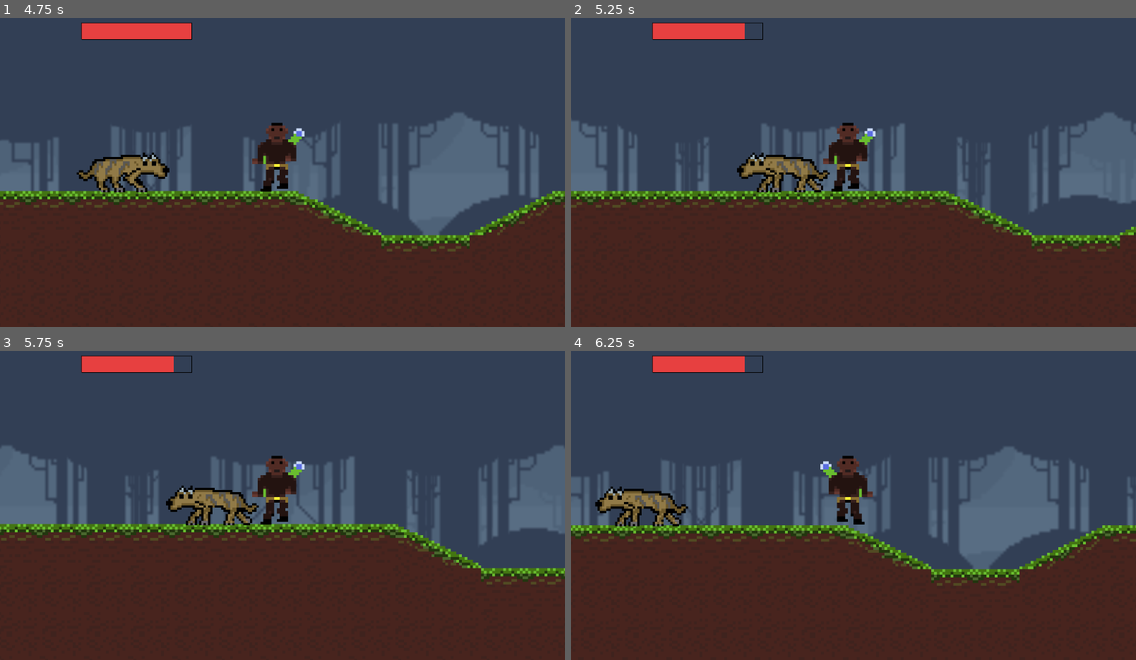
Above: before the commit, frames 1-4 (two rows, left to right).
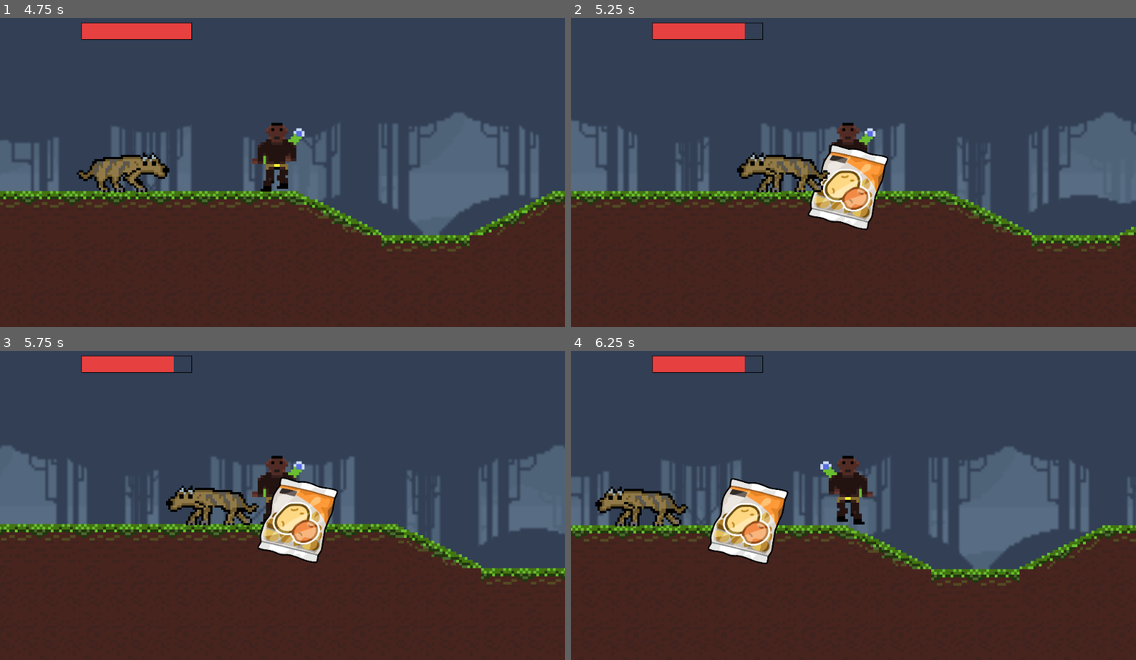
Above: after the commit, the same moments.

Repository: amandamartinsco/cronicas-de-terragaia
Game: Godot game, scene res://scenes/enemy.tscn
The game is run twice, just before and just after one commit, with the same random seed, the same clock (stepped at 60 frames per second) and the same inputs.
Inputs:
- Up to frame 1 (4.75 s): hold Right (ui_right) 0.53-1.28 s; hold Left (ui_left) 1.28-2.03 s; hold Right (ui_right) 2.03-3.53 s; hold Left (ui_left) from 3.53 s (still down)
- Up to frame 2 (5.25 s): keep holding Left (ui_left)
- Up to frame 3 (5.75 s): keep holding Left (ui_left)
- Up to frame 4 (6.25 s): release Left (ui_left) at 5.78 s; hold Right (ui_right) from 5.78 s (still down)

Frame 1 is identical in both runs. In frame 2, 2.6% of the frame differs, in the area x 41-57%, y 40-69%; in frame 3, 2.7%; in frame 4, 2.7%, in the area x 24-39%, y 41-69%.

Commit message:
Testando drop
Testando a mecânica dos items dropados pelos inimigos

Diff:
--- a/src/scenes/ParallaxBackground.tscn
+++ b/src/scenes/ParallaxBackground.tscn
@@ -2,7 +2,8 @@
 
 [ext_resource path="res://assets/cenário/Layer_0008_3.png" type="Texture" id=1]
 [ext_resource path="res://assets/cenário/Layer_0009_2.png" type="Texture" id=2]
-[ext_resource path="res://scenes/ParallaxBackground.gd" type="Script" id=3]
+[ext_resource path="res://scripts/ParallaxBackground.gd" type="Script" id=3]
+
 
 [node name="ParallaxBackground" type="ParallaxBackground"]
 script = ExtResource( 3 )
--- /dev/null
+++ b/src/scenes/batata.tscn
@@ -0,0 +1,13 @@
+[gd_scene load_steps=3 format=2]
+
+[ext_resource path="res://assets/sprites/Curry_Ingredient_Pack_of_Potatoes_Sprite.png" type="Texture" id=1]
+[ext_resource path="res://scripts/batata.gd" type="Script" id=2]
+
+[node name="KinematicBody2D" type="KinematicBody2D"]
+script = ExtResource( 2 )
+
+[node name="Sprite" type="Sprite" parent="."]
+scale = Vector2( 0.062177, 0.0612414 )
+texture = ExtResource( 1 )
+centered = false
+offset = Vector2( 0, -200 )
--- a/src/scenes/enemy.tscn
+++ b/src/scenes/enemy.tscn
@@ -6,6 +6,7 @@
 [ext_resource path="res://scenes/barradevida.tscn" type="PackedScene" id=4]
 [ext_resource path="res://scenes/ParallaxBackground.tscn" type="PackedScene" id=5]
 [ext_resource path="res://scenes/ParallaxBackground1.tscn" type="PackedScene" id=6]
+[ext_resource path="res://scenes/batata.tscn" type="PackedScene" id=7]
 
 [node name="enemy" type="Node2D"]
 
@@ -28,6 +29,9 @@
 ] instance=ExtResource( 3 )]
 position = Vector2( 109.374, -0.144588 )
 
+[node name="HumanBase2" parent="player" index="0"]
+frame = 0
+
 [node name="CanvasLayer" type="CanvasLayer" parent="."]
 
 [node name="ColorRect" parent="CanvasLayer" instance=ExtResource( 4 )]
@@ -45,4 +49,7 @@
 offset = Vector2( 0, -500 )
 transform = Transform2D( 1, 0, 0, 1, 0, -500 )
 
+[node name="KinematicBody2D" parent="." instance=ExtResource( 7 )]
+position = Vector2( 197.437, 79.0785 )
+
 [editable path="player"]
--- a/src/scenes/enemy_real.tscn
+++ b/src/scenes/enemy_real.tscn
@@ -26,8 +26,7 @@
 "values": [ 4, 8 ]
 }
 
-[sub_resource type="Animation" id=3]
-resource_name = "run"
+[sub_resource type="Animation" id=4]
 length = 0.4
 loop = true
 tracks/0/type = "value"
@@ -43,8 +42,7 @@
 "values": [ 0, 1, 2, 3 ]
 }
 
-[sub_resource type="Animation" id=4]
-resource_name = "walk"
+[sub_resource type="Animation" id=5]
 length = 0.6
 loop = true
 tracks/0/type = "value"
@@ -60,7 +58,9 @@
 "values": [ 12, 13, 14 ]
 }
 
-[node name="enemy" type="KinematicBody2D"]
+[node name="enemy" type="KinematicBody2D" groups=[
+"enemy",
+]]
 collision_layer = 2
 script = ExtResource( 2 )
 __meta__ = {
@@ -70,6 +70,7 @@
 [node name="BaseArmoredDemo" type="Sprite" parent="."]
 position = Vector2( -0.811874, -4.8105 )
 scale = Vector2( 0.8, 0.8 )
+z_index = 1
 texture = ExtResource( 1 )
 vframes = 4
 hframes = 4
@@ -95,8 +96,9 @@
 shape = SubResource( 2 )
 
 [node name="AnimationPlayer" type="AnimationPlayer" parent="."]
-anims/die = SubResource( 5 )
-anims/run = SubResource( 3 )
-anims/walk = SubResource( 4 )
+anims/die = SubResource( 3 )
+anims/run = SubResource( 4 )
+anims/walk = SubResource( 5 )
 [connection signal="screen_entered" from="VisibilityNotifier2D" to="." method="_on_VisibilityNotifier2D_screen_entered"]
 [connection signal="screen_exited" from="VisibilityNotifier2D" to="." method="_on_VisibilityNotifier2D_screen_exited"]
+[connection signal="area_entered" from="Area2D" to="." method="_on_Area2D_area_entered"]
--- /dev/null
+++ b/src/scripts/batata.gd
@@ -0,0 +1,17 @@
+extends KinematicBody2D
+
+# Declare member variables here. Examples:
+# var a = 2
+# var b = "text"
+
+
+# Called when the node enters the scene tree for the first time.
+func _ready():
+	$Sprite.visible = false
+	get_tree().get_nodes_in_group("enemy")[0].connect("pode_dropar", self, "dropar")
+	get_tree().get_nodes_in_group("enemy")[1].connect("pode_dropar", self, "dropar")
+
+func dropar(pd):
+	print($".".position)
+	$".".position = pd
+	$Sprite.visible = true
--- a/src/scripts/enemy.gd
+++ b/src/scripts/enemy.gd
@@ -7,6 +7,8 @@
 const UP = Vector2(0, -1)
 
 var comeco = false
+
+signal pode_dropar(pd)
 
 # Called when the node enters the scene tree for the first time.
 func _ready() -> void:
@@ -48,3 +50,9 @@
 
 func _on_VisibilityNotifier2D_screen_exited() -> void:
 	set_physics_process(false)
+
+
+
+func _on_Area2D_area_entered(area):
+	emit_signal("pode_dropar", $".".position)
+	print($".".position)
Binary file added: src/assets/sprites/Curry_Ingredient_Pack_of_Potatoes_Sprite.png
Not shown, added: src/assets/sprites/Curry_Ingredient_Pack_of_Potatoes_Sprite.png.import
Not shown: 1 places in src/scenes/enemy.tscn that only renumber resources
Not shown: 1 places in src/scenes/enemy_real.tscn that only renumber resources
Renamed: src/scenes/ParallaxBackground.gd -> src/scripts/ParallaxBackground.gd
